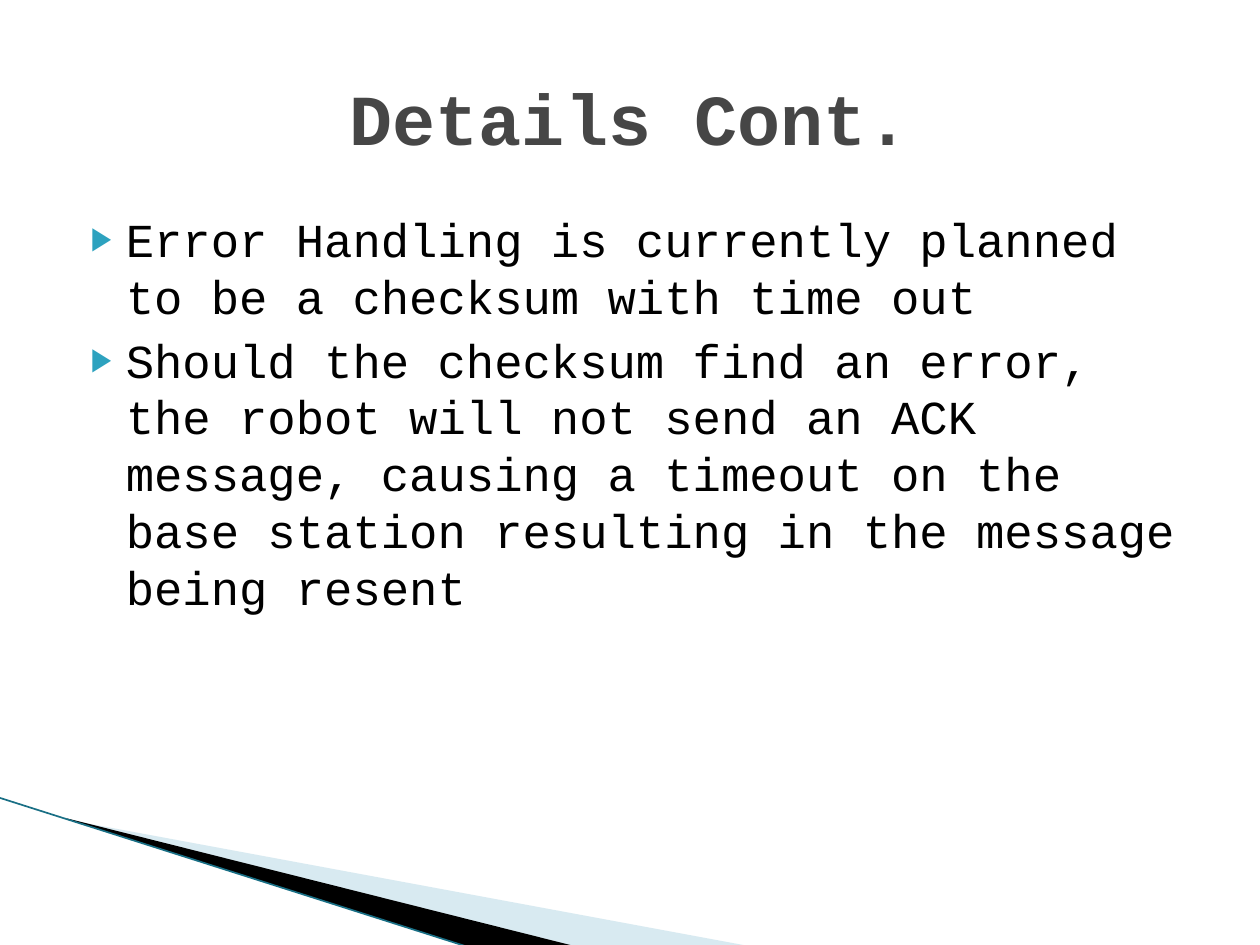
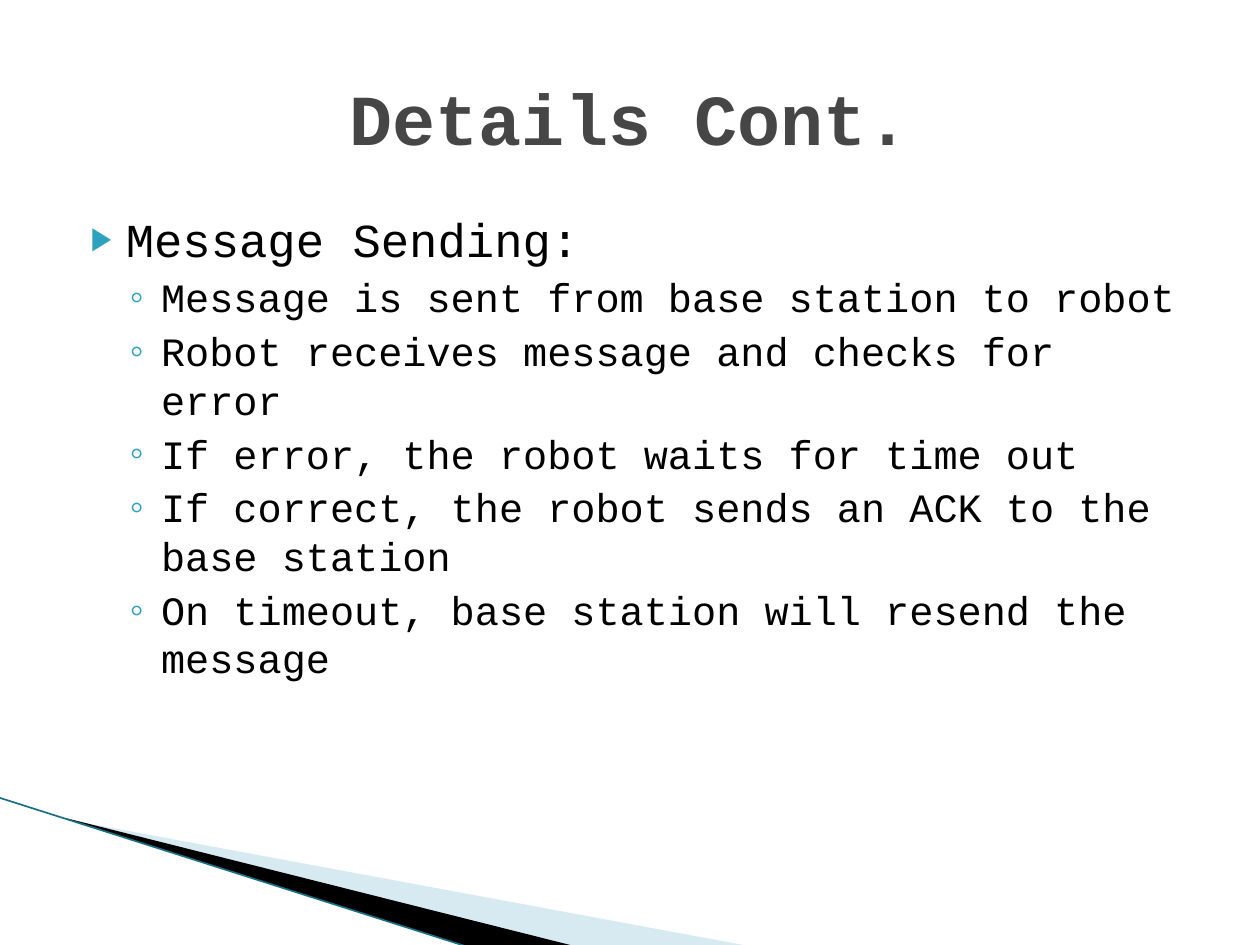
Before and after one commit to dmb2bt/CS3240-Group-19, a slide deck: slide 5 of Presentations/RoboticorpLab4.pptx. Drawn at 1260x945 pixels with LibreOffice and Linux fonts; fonts in the diff are those of the drawing; background and template pictures are left out. Boxes give left, top, right and bottom in pixels: in the first picture for what was removed or moved away, otherwise in the second. Text is boxed around its words. In the diff, an @@ line names an element or a change of style, - is before the commit and + after.

Commit message:
Edited presentation lab 4

```diff
--- a/Presentations/RoboticorpLab4.pptx
+++ b/Presentations/RoboticorpLab4.pptx
@@ text at [126,223,1175,682]: text changed; size 27 to 23 pt @@
-▶ Error Handling is currently planned to be a checksum with time out
-▶ Should the checksum find an error, the robot will not send an ACK message, causing a timeout on the base station resulting in the message being resent
+▶ Message Sending:
+  ◦ Message is sent from base station to robot
+  ◦ Robot receives message and checks for error
+  ◦ If error, the robot waits for time out
+  ◦ If correct, the robot sends an ACK to the base station
+  ◦ On timeout, base station will resend the message
```
Also in this commit, not shown: 3 other slides changed, 1 other file.
